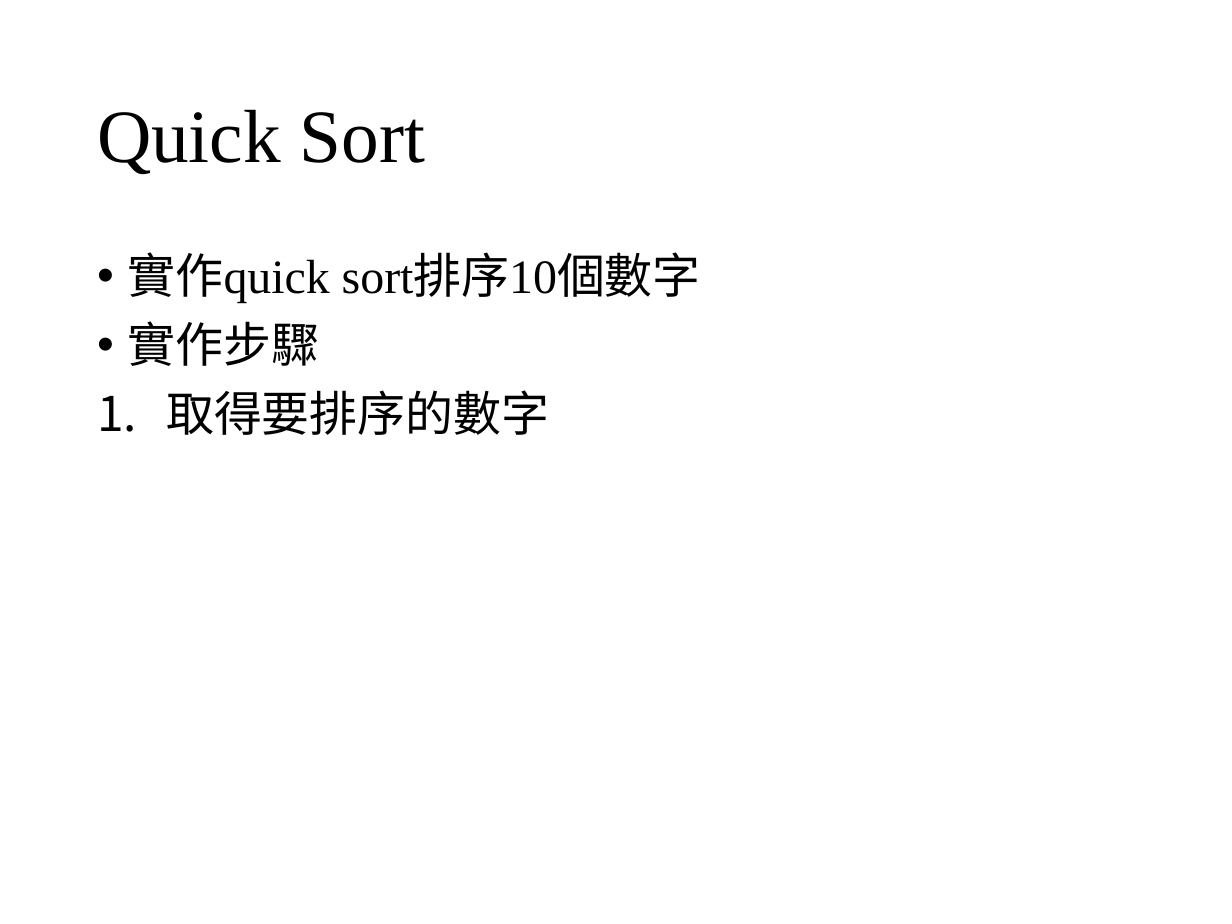
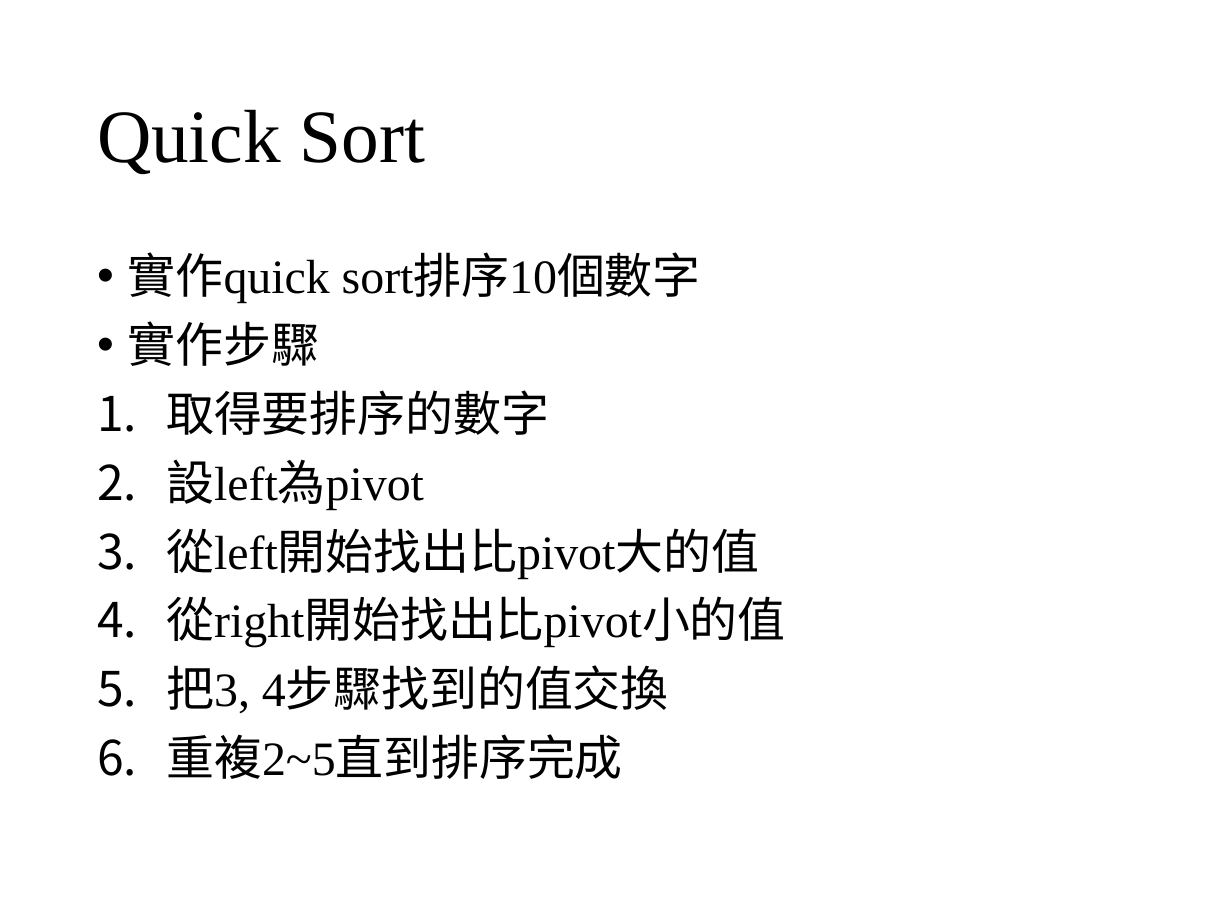
Before and after one commit to wangruxing/DataStructure, a slide deck: slide 42 of Chapter 7 Sorting/chapter 7.pptx. Drawn at 1232x924 pixels with LibreOffice and Linux fonts; fonts in the diff are those of the drawing. Boxes give left, top, right and bottom in pixels: in the first picture for what was removed or moved away, otherwise in the second. Text is boxed around its words. In the diff, an @@ line names an element or a change of style, - is before the commit and + after.

```diff
--- a/Chapter 7 Sorting/chapter 7.pptx
+++ b/Chapter 7 Sorting/chapter 7.pptx
@@ text at (166,459,785,779): paragraphs added @@
+2. 設left為pivot
+3. 從left開始找出比pivot大的值
+4. 從right開始找出比pivot小的值
+5. 把3, 4步驟找到的值交換
+6. 重複2~5直到排序完成
```
Also in this commit, not shown: 18 other slides changed, 12 slides added, 21 other files.
